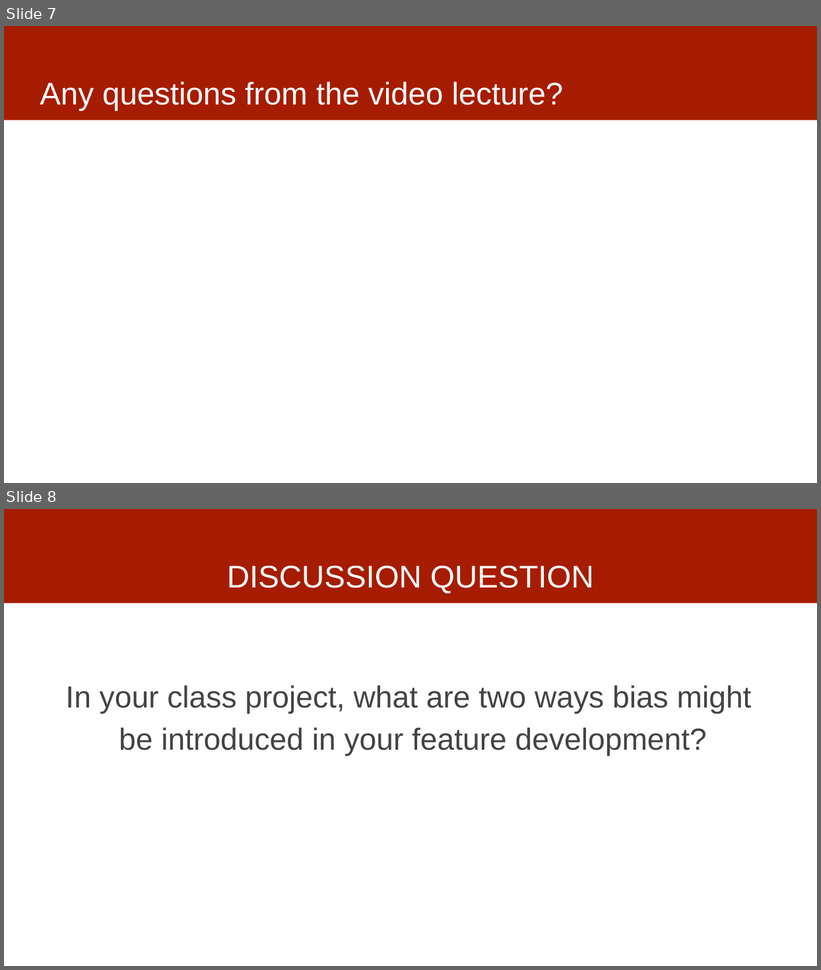
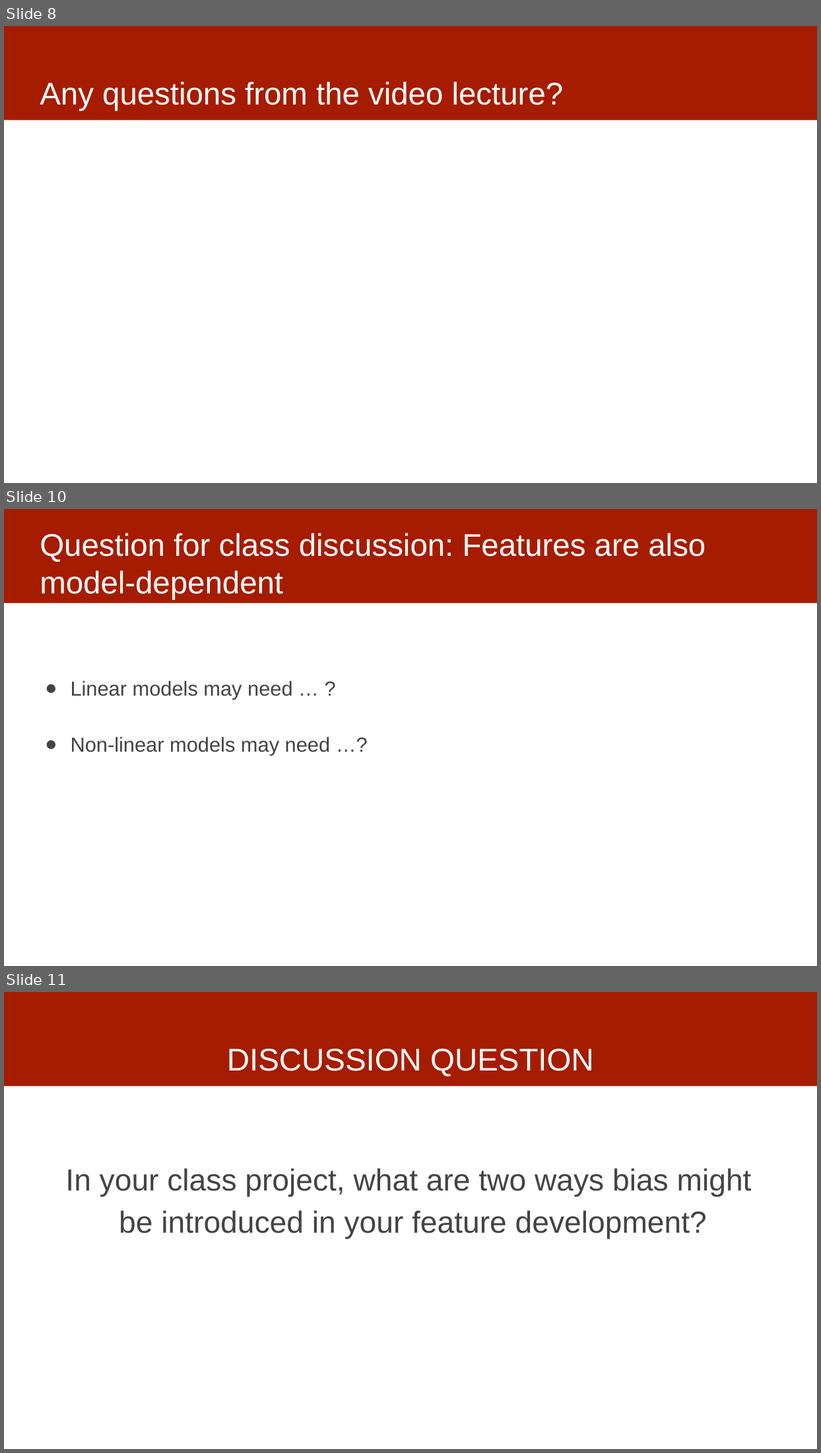
Before and after one commit to dssg/mlforpublicpolicylab, a slide deck: 05 - Features/features-discussion.pptx. Shown one above the other, each under a label of ours: slides 7 and 8 before the commit, slides 8, 10 and 11 after it; the slides between them are not shown. The pictures are 821x970 and 821x1453 pixels, drawn with LibreOffice and Linux fonts; fonts in the diff are those of the drawing. Boxes give left, top, right and bottom in pixels: in the first picture for what was removed or moved away, otherwise in the second. Text is boxed around its words. In the diff, an @@ line names an element or a change of style, - is before the commit and + after.

Commit message:
feature discussion slides update

```diff
--- a/05 - Features/features-discussion.pptx
+++ b/05 - Features/features-discussion.pptx
@@ slide 10 added at box(4, 509, 817, 966), background #FFFFFF; not listed: 1 template element that a slide beside it also shows @@
@@ title added at box(40, 533, 706, 600), 37 pt, text #FFFFFF @@
+Question for class discussion: Features are also model-dependent
@@ text added at box(71, 681, 331, 755), 24 pt, text #434343 @@
+● Linear models may need … ?
+● Non-linear models may need …?
@@ what was slide 7 is now slide 8 @@
@@ what was slide 8 is now slide 11 @@
```
Also in this commit, not shown: 3 slides changed, 4 other slides added.
